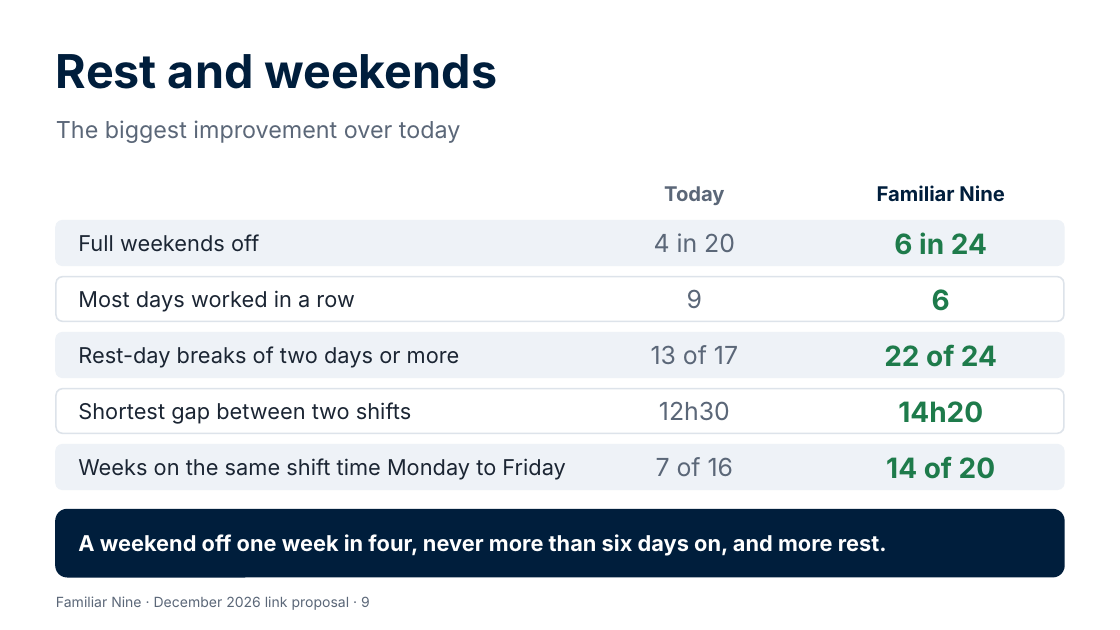
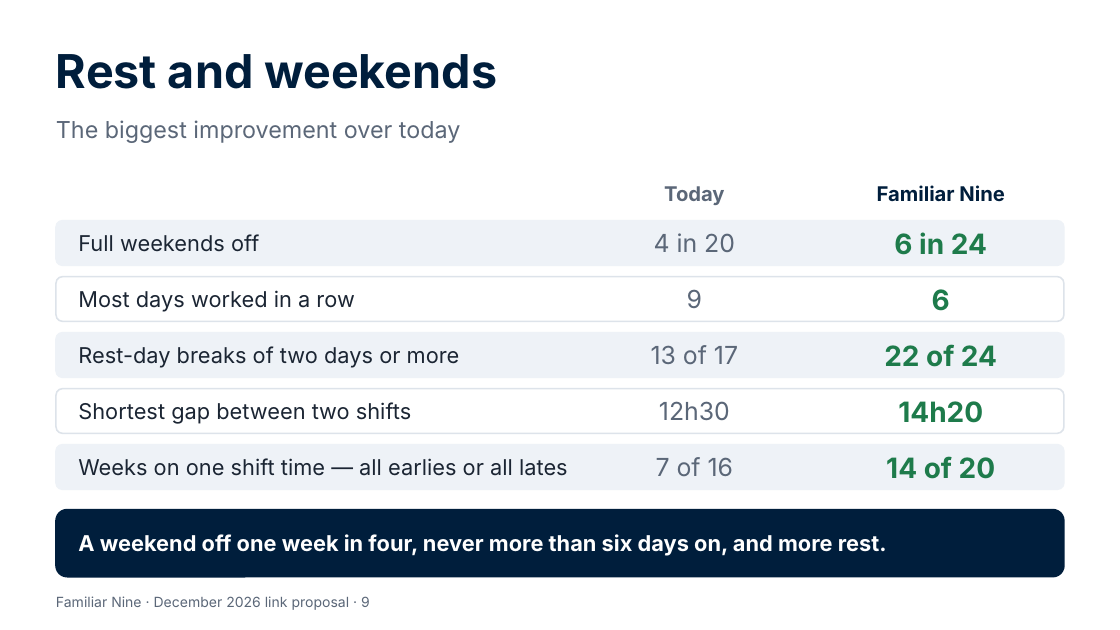
Before and after one commit to Garethdavidmiller/roster-app, a slide deck: slide 9 of docs/proposals/presentations/Familiar-Nine-for-colleagues.pptx. Drawn at 1120x630 pixels with LibreOffice and Linux fonts; fonts in the diff are those of the drawing. Boxes give left, top, right and bottom in pixels: in the first picture for what was removed or moved away, otherwise in the second. Text is boxed around its words. In the diff, an @@ line names an element or a change of style, - is before the commit and + after.

```diff
--- a/docs/proposals/presentations/Familiar-Nine-for-colleagues.pptx
+++ b/docs/proposals/presentations/Familiar-Nine-for-colleagues.pptx
@@ text at [78, 458, 568, 476]: text changed @@
-Weeks on the same shift time Monday to Friday
+Weeks on one shift time — all earlies or all lates
```
Also in this commit, not shown: 2 other slides changed, 40 other files.
